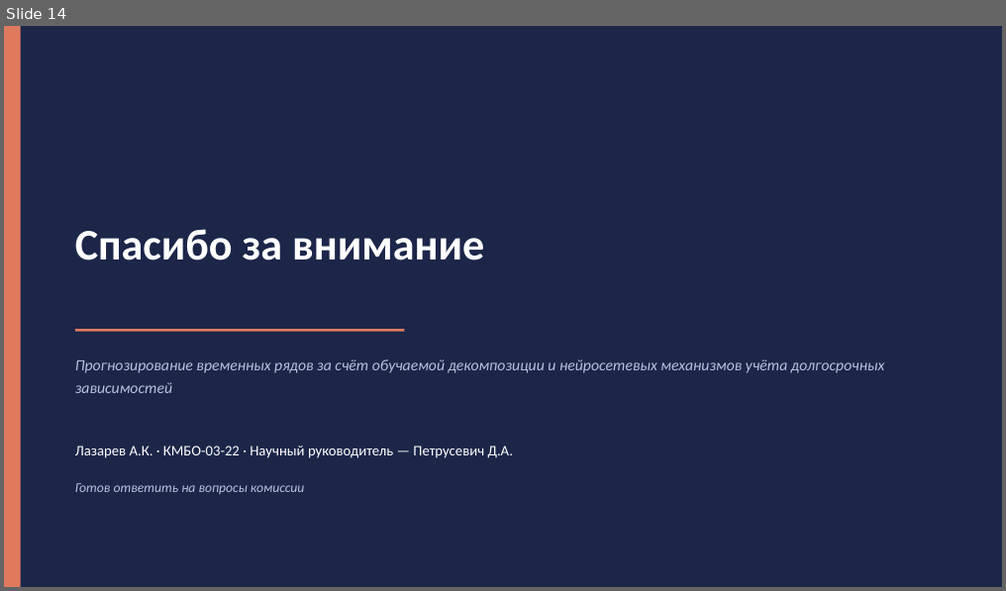
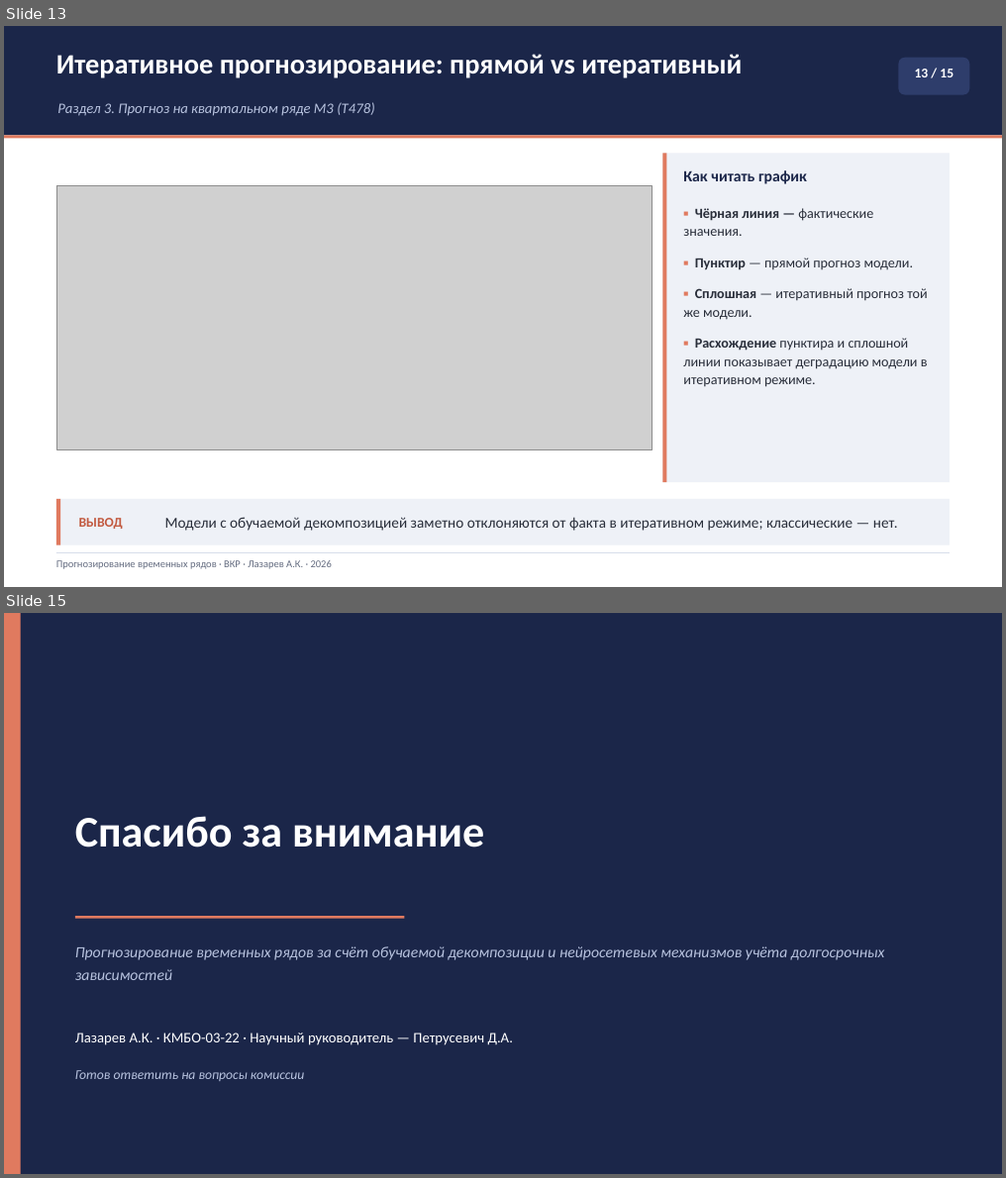
Before and after one commit to Prost444/Hybrid-models-for-TS-processing, a slide deck: docs/Презентация_Лазарев_ВКР.pptx. Shown one above the other, each under a label of ours: slide 14 before the commit, slides 13 and 15 after it; the slides between them are not shown. The pictures are 1006x591 and 1006x1178 pixels, drawn with LibreOffice and Linux fonts; fonts in the diff are those of the drawing; grey boxes stand for pictures. Boxes give left, top, right and bottom in pixels: in the first picture for what was removed or moved away, otherwise in the second. Text is boxed around its words. In the diff, an @@ line names an element or a change of style, - is before the commit and + after.

```diff
--- a/docs/Презентация_Лазарев_ВКР.pptx
+++ b/docs/Презентация_Лазарев_ВКР.pptx
@@ slide 13 added at (x1=4, y1=26, x2=1002, y2=587), background #FFFFFF @@
@@ rectangle added at (x1=4, y1=26, x2=1002, y2=135), fill #1B2649 @@
@@ text added at (x1=56, y1=54, x2=742, y2=78), 27 pt, text #FFFFFF, bold @@
+Итеративное прогнозирование: прямой vs итеративный
@@ rounded rectangle added at (x1=899, y1=58, x2=969, y2=95), fill #2E3D6B @@
@@ text added at (x1=915, y1=69, x2=953, y2=77), 13 pt, text #FFFFFF, bold @@
+13 / 15
@@ text added at (x1=57, y1=102, x2=374, y2=116), 14 pt, text #B7C2DE, italic @@
+Раздел 3. Прогноз на квартальном ряде M3 (T478)
@@ rectangle added at (x1=4, y1=135, x2=1002, y2=138), fill #E07A5F @@
@@ rectangle added at (x1=662, y1=154, x2=949, y2=482), fill #EEF1F7 @@
@@ rectangle added at (x1=662, y1=154, x2=667, y2=482), fill #E07A5F @@
@@ text added at (x1=683, y1=171, x2=807, y2=184), 15 pt, text #1B2649, bold @@
+Как читать график
@@ picture added at (x1=56, y1=186, x2=651, y2=451) @@
@@ text added at (x1=683, y1=208, x2=928, y2=387), 13.5 pt, text #292E3A @@
+▪ Чёрная линия — фактические значения.
+▪ Пунктир — прямой прогноз модели.
+▪ Сплошная — итеративный прогноз той же модели.
+▪ Расхождение пунктира и сплошной линии показывает деградацию модели в итеративном режиме.
@@ rectangle added at (x1=56, y1=499, x2=949, y2=546), fill #EEF1F7 @@
@@ rectangle added at (x1=56, y1=499, x2=60, y2=546), fill #E07A5F @@
@@ text added at (x1=79, y1=518, x2=123, y2=529), 13 pt, text #C25A40, bold @@
+ВЫВОД
@@ text added at (x1=165, y1=517, x2=898, y2=531), 14.5 pt, text #292E3A @@
+Модели с обучаемой декомпозицией заметно отклоняются от факта в итеративном режиме; классические — нет.
@@ rectangle added at (x1=56, y1=553, x2=949, y2=554), fill #D7DDEA @@
@@ text added at (x1=56, y1=561, x2=332, y2=570), 10 pt, text #666E82 @@
+Прогнозирование временных рядов · ВКР · Лазарев А.К. · 2026
@@ what was slide 14 is now slide 15 @@
```
Also in this commit, not shown: 12 slides changed, 4 other files.
